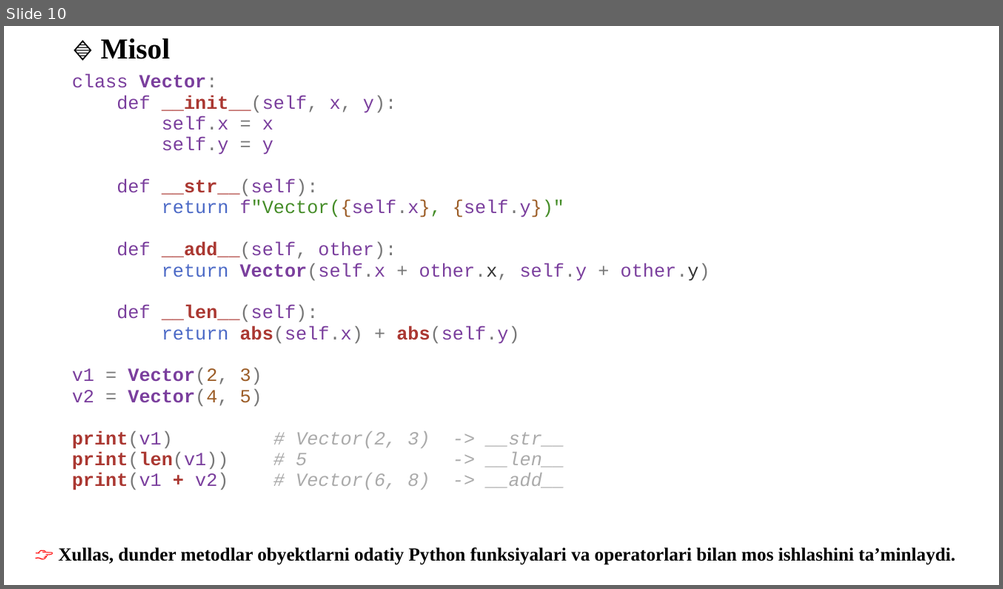
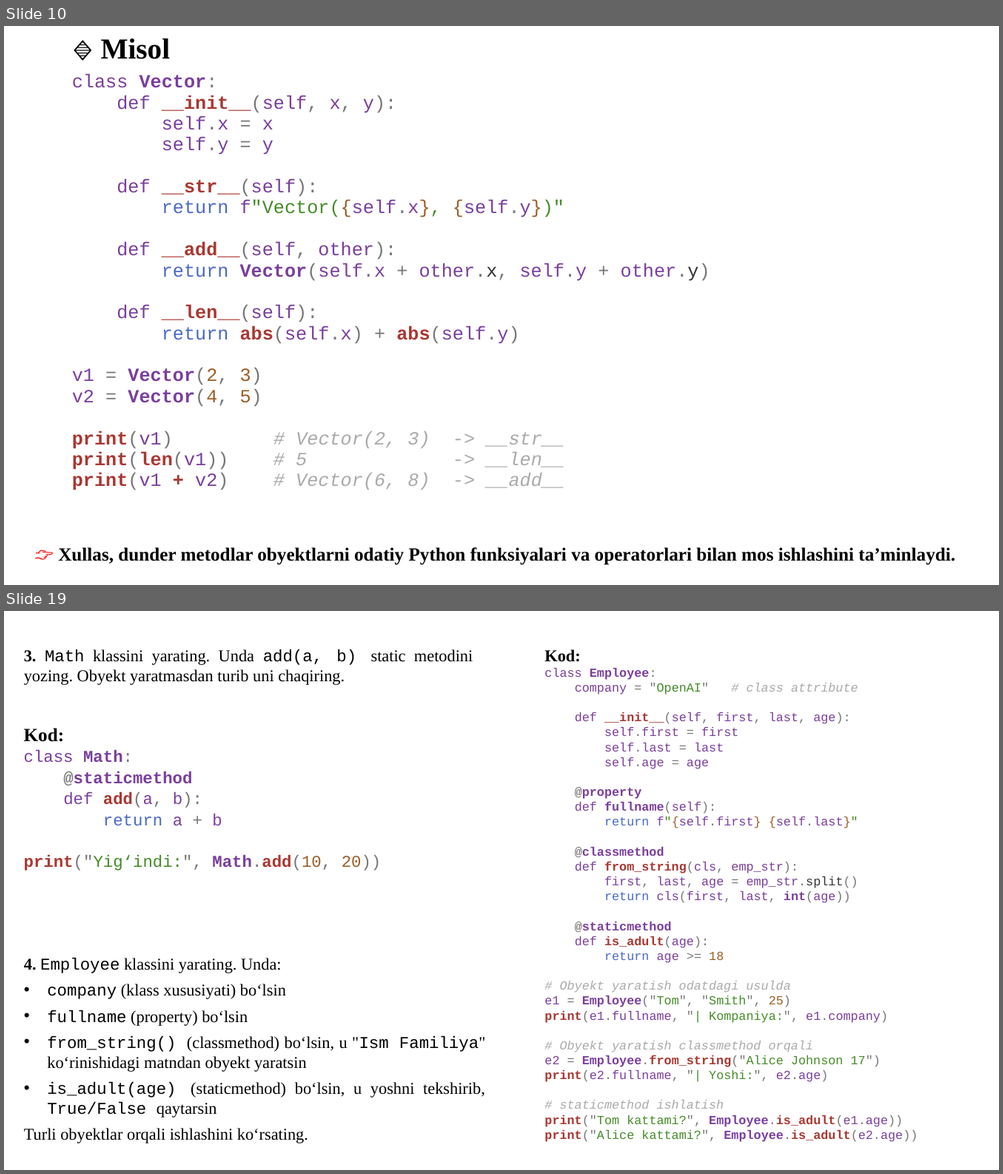
Before and after one commit to qwerty291996/2025-2026, a slide deck: Dars materiallari 2025-2026/Python dasturlash tili 2025-2026/5-kurs/1.13 Vorislik/1.13 Vorislik.pptx. Shown one above the other, each under a label of ours: slide 10 before the commit, slides 10 and 19 after it; the slides between them are not shown. The pictures are 1003x589 and 1003x1174 pixels, drawn with LibreOffice and Linux fonts; fonts in the diff are those of the drawing. Boxes give left, top, right and bottom in pixels: in the first picture for what was removed or moved away, otherwise in the second. Text is boxed around its words. In the diff, an @@ line names an element or a change of style, - is before the commit and + after.

```diff
--- a/Dars materiallari 2025-2026/Python dasturlash tili 2025-2026/5-kurs/1.13 Vorislik/1.13 Vorislik.pptx
+++ b/Dars materiallari 2025-2026/Python dasturlash tili 2025-2026/5-kurs/1.13 Vorislik/1.13 Vorislik.pptx
@@ slide 19 added at (x1=4, y1=611, x2=999, y2=1170), background #FFFFFF @@
@@ text added at (x1=24, y1=649, x2=472, y2=685), 16 pt, text #000000 @@
+3️. Math klassini yarating. Unda add(a, b) static metodini yozing. Obyekt yaratmasdan turib uni chaqiring.
@@ text added at (x1=544, y1=649, x2=917, y2=1142), 12 pt, text #7A3E9D @@
+Kod:
+class Employee:
+company = "OpenAI" # class attribute
+def __init__(self, first, last, age):
+self.first = first
+self.last = last
+self.age = age
+@property
+def fullname(self):
+return f"{self.first} {self.last}"
+@classmethod
+def from_string(cls, emp_str):
+first, last, age = emp_str.split()
+return cls(first, last, int(age))
+@staticmethod
+def is_adult(age):
+return age >= 18
+# Obyekt yaratish odatdagi usulda
+e1 = Employee("Tom", "Smith", 25)
+print(e1.fullname, "| Kompaniya:", e1.company)
+# Obyekt yaratish classmethod orqali
+e2 = Employee.from_string("Alice Johnson 17")
+print(e2.fullname, "| Yoshi:", e2.age)
+# staticmethod ishlatish
+print("Tom kattami?", Employee.is_adult(e1.age))
+print("Alice kattami?", Employee.is_adult(e2.age))
@@ text added at (x1=24, y1=728, x2=381, y2=871), 16 pt, text #7A3E9D @@
+Kod:
+class Math:
+@staticmethod
+def add(a, b):
+return a + b
+print("Yig‘indi:", Math.add(10, 20))
@@ text added at (x1=24, y1=958, x2=485, y2=1144), 16 pt, text #000000 @@
+4️. Employee klassini yarating. Unda:
+• company (klass xususiyati) bo‘lsin
+• fullname (property) bo‘lsin
+• from_string() (classmethod) bo‘lsin, u "Ism Familiya" ko‘rinishidagi matndan obyekt yaratsin
+• is_adult(age) (staticmethod) bo‘lsin, u yoshni tekshirib, True/False qaytarsin
+Turli obyektlar orqali ishlashini ko‘rsating.
```
Also in this commit, not shown: 2 slides changed, 10 other slides added, 2 other files.
